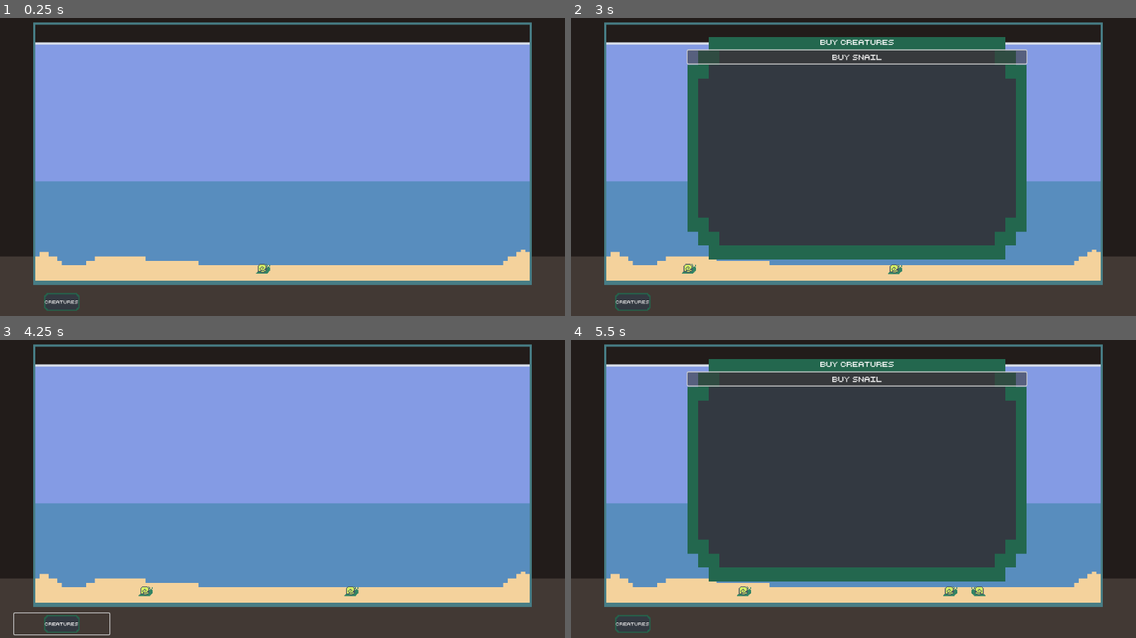
Above: before the commit, frames 1-4 (two rows, left to right).
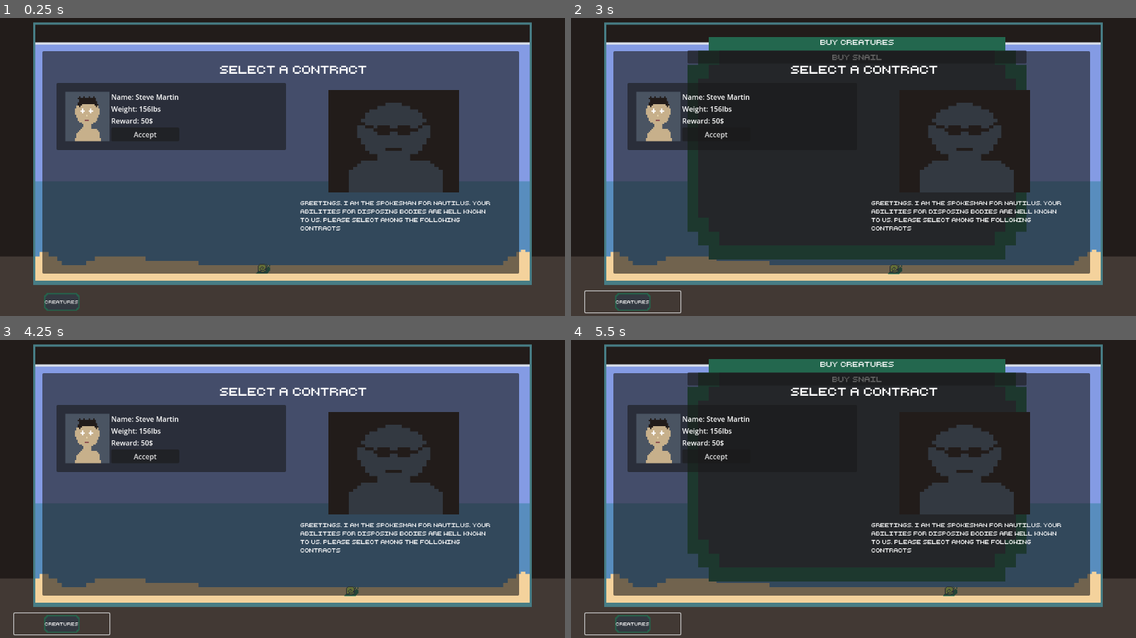
Above: after the commit, the same moments.

Repository: adrientremblay/ld56
Game: Godot game, scene res://scenes/game_screen.tscn
The game is run twice, just before and just after one commit, with the same random seed, the same clock (stepped at 60 frames per second) and the same inputs.
Inputs (mouse positions are in pixels of both pictures, inside the frame that each line leads up to):
- Up to frame 1 (0.25 s): no input
- Up to frame 2 (3 s): click (717, 134) at 0.5 s, where only the run after the commit has a clickable "Accept"; click (717, 134) at 1.25 s, where only the run after the commit has a clickable "Accept"; click "Creatures" at 2 s; click "buy snail" at 2.75 s
- Up to frame 3 (4.25 s): click "Creatures" at 3.5 s
- Up to frame 4 (5.5 s): click "Creatures" at 4.25 s; click "buy snail" at 5 s

The runs differ from the first frame. In frame 1, 63% of the frame differs, in the area x 7-92%, y 11-86%; in frame 2, 41%; in frame 3, 63%, in the area x 7-92%, y 11-87%; in frame 4, 41%.

Commit message:
Progress on Contract menu

Diff:
--- a/scenes/game_screen.tscn
+++ b/scenes/game_screen.tscn
@@ -6,6 +6,8 @@
 [ext_resource type="Texture2D" uid="uid://bp5rwrmhykj1k" path="res://assets/art/button_icon.png" id="4_1hhem"]
 [ext_resource type="Theme" uid="uid://c2g25n7qed5wq" path="res://ui_theme.tres" id="4_gs2f0"]
 [ext_resource type="Script" path="res://scenes/UI.gd" id="4_sfu83"]
+[ext_resource type="Texture2D" uid="uid://dpi5tefilv2my" path="res://assets/art/spokesman.png" id="7_5muyo"]
+[ext_resource type="Texture2D" uid="uid://cl0rk16lfiknc" path="res://assets/art/corpse_icon_1.png" id="7_w30cl"]
 
 [sub_resource type="NavigationPolygon" id="NavigationPolygon_w865j"]
 vertices = PackedVector2Array(91, 622, 96, 584, 141, 610, 1181, 622, 177, 610, 1131, 610, 1175, 584, 280, 586, 455, 610)
@@ -82,5 +84,85 @@
 theme = ExtResource("4_gs2f0")
 text = "buy snail"
 
+[node name="Panel" type="Panel" parent="."]
+offset_left = 96.0
+offset_top = 120.0
+offset_right = 1176.0
+offset_bottom = 624.0
+
+[node name="Title" type="Label" parent="Panel"]
+layout_mode = 0
+offset_left = 296.0
+offset_top = 24.0
+offset_right = 840.0
+offset_bottom = 64.0
+theme = ExtResource("4_gs2f0")
+theme_override_font_sizes/font_size = 25
+text = "Select a Contract"
+horizontal_alignment = 1
+
+[node name="TextureRect" type="TextureRect" parent="Panel"]
+layout_mode = 0
+offset_left = 648.0
+offset_top = 88.0
+offset_right = 944.0
+offset_bottom = 320.0
+texture = ExtResource("7_5muyo")
+
+[node name="Label" type="Label" parent="Panel"]
+layout_mode = 0
+offset_left = 584.0
+offset_top = 336.0
+offset_right = 1024.0
+offset_bottom = 448.0
+theme = ExtResource("4_gs2f0")
+theme_override_font_sizes/font_size = 12
+text = "Greetings. I am the spokesman for nautilus. Your abilities for disposing bodies are well known to us. Please select among the following contracts"
+autowrap_mode = 2
+
+[node name="VBoxContainer" type="VBoxContainer" parent="Panel"]
+layout_mode = 0
+offset_left = 32.0
+offset_top = 72.0
+offset_right = 552.0
+offset_bottom = 456.0
+
+[node name="PanelContainer" type="PanelContainer" parent="Panel/VBoxContainer"]
+layout_mode = 2
+
+[node name="MarginContainer" type="MarginContainer" parent="Panel/VBoxContainer/PanelContainer"]
+layout_mode = 2
+theme_override_constants/margin_left = 20
+theme_override_constants/margin_top = 20
+theme_override_constants/margin_right = 20
+theme_override_constants/margin_bottom = 20
+
+[node name="HBoxContainer" type="HBoxContainer" parent="Panel/VBoxContainer/PanelContainer/MarginContainer"]
+layout_mode = 2
+
+[node name="TextureRect" type="TextureRect" parent="Panel/VBoxContainer/PanelContainer/MarginContainer/HBoxContainer"]
+custom_minimum_size = Vector2(100, 100)
+layout_mode = 2
+texture = ExtResource("7_w30cl")
+
+[node name="VBoxContainer" type="VBoxContainer" parent="Panel/VBoxContainer/PanelContainer/MarginContainer/HBoxContainer"]
+layout_mode = 2
+
+[node name="Label" type="Label" parent="Panel/VBoxContainer/PanelContainer/MarginContainer/HBoxContainer/VBoxContainer"]
+layout_mode = 2
+text = "Name: Steve Martin"
+
+[node name="Label2" type="Label" parent="Panel/VBoxContainer/PanelContainer/MarginContainer/HBoxContainer/VBoxContainer"]
+layout_mode = 2
+text = "Weight: 156lbs"
+
+[node name="Label3" type="Label" parent="Panel/VBoxContainer/PanelContainer/MarginContainer/HBoxContainer/VBoxContainer"]
+layout_mode = 2
+text = "Reward: 50$"
+
+[node name="Button" type="Button" parent="Panel/VBoxContainer/PanelContainer/MarginContainer/HBoxContainer/VBoxContainer"]
+layout_mode = 2
+text = "Accept"
+
 [connection signal="pressed" from="UI/CreatureButton" to="UI" method="_on_creature_button_pressed"]
 [connection signal="pressed" from="UI/CreatureMenu/BoxContainer/BuySnail" to="." method="_on_buy_snail_pressed"]
Not shown, added: assets/art/corpse_icon_1.png.import
Not shown, added: assets/art/corpse_icon_2.png.import
Not shown, added: assets/art/spokesman.png.import
Not shown: 1 places in scenes/game_screen.tscn that only renumber resources
